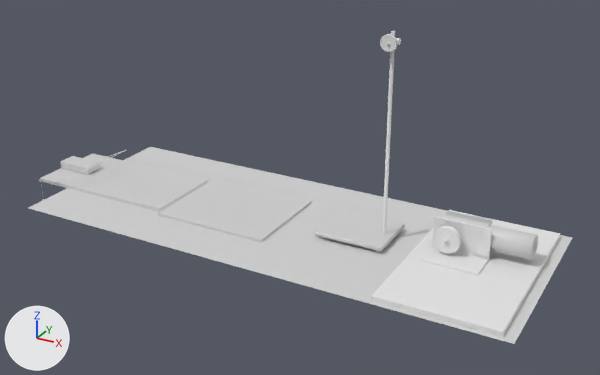
Renders of the COLLADA model models/ph-mpd-fcm/prod/ph-mpd-fcm.dae from each side of a commit.
Both versions are drawn from a 50 mm camera at (20.6, -31.9, 17.9) aimed at (3.2, -0.2, 2.1). Arrows for +X, +Y and +Z are at lower left; the lights stay in place. Where no turn or scale is listed for an object, it has been applied to the vertices.

Before the edit, the objects in view are built like this:
```python
me_cube_002 = bpy.data.meshes.new('Cube.002')
me_cube_002.from_pydata(...)  # 180 vertices, 246 faces; spans x -1.71..1.71, y -1.39..1.39, z -0.37..9.53
me_cube_002.materials.append(mat_supportmaterial)  # light grey #d1d1d1
me_cube_004 = bpy.data.meshes.new('Cube.004')
me_cube_004.from_pydata(...)  # a box spanning x -2.74..2.74, y -4.72..4.72, z -0.11..0.11
me_cylinder_003 = bpy.data.meshes.new('Cylinder.003')
me_cylinder_003.from_pydata(...)  # 476 vertices, 924 faces; spans x -3.35..0.86, y -0.8..0.58, z -0.66..0.66
me_cylinder_003.materials.append(mat_motormaterial)  # light grey #d1d1d1
ob_cube = bpy.data.objects.new('Cube', me_cube_004)
ob_cube.location = (11.74, -0.03, 0.11)
ob_motor = bpy.data.objects.new('motor', me_cylinder_003)
ob_motor.location = (13.29, 1.13, 1.03)
ob_support = bpy.data.objects.new('support', me_cube_002)
ob_support.location = (6.06, 0.45, 0.37)
# also in view: 'pulleyMotor' at (10.5, 0.0, 1.0); 'tableTop' at (2.5, 0.0, 0.0); 'slopingBody' at (-11.0, 0.0, 0.4); 'Cube_001' at (11.0, -0.2, 1.0); 'slopingSurface' at (-7.8, 0.0, 0.1)
```
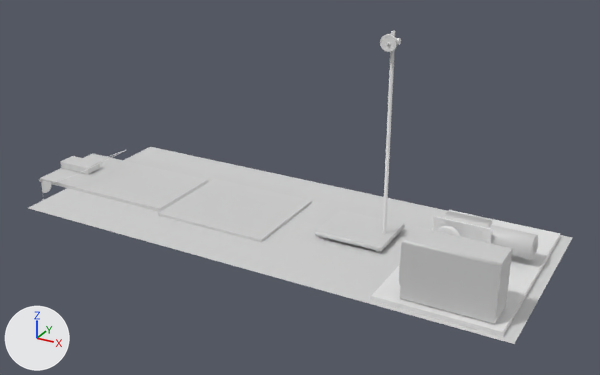
Boxes (x1, y1, x2, y2) around the edits, measured in the pictures (600 x 375 px):
```json
{"object": "aktakomPowerSupply", "change": "added", "after": [399, 227, 512, 324]}
{"object": "scale", "change": "added", "after": [41, 180, 51, 193]}
{"object": "Cube_001", "change": "unchanged, covered by the edit", "before": [420, 216, 492, 275], "after": [433, 216, 492, 243]}
```

Edits to the scene script, one JSON object a line:
```json
{"op": "add", "block": "mat_aktakompowersupplymaterial", "code": ["mat_aktakompowersupplymaterial = principled_material('aktakomPowerSupplyMaterial')", "mat_aktakompowersupplymaterial.base_color = (0.64, 0.64, 0.64)  # light grey #d1d1d1", "mat_aktakompowersupplymaterial.roughness = 0.44"]}
{"op": "add", "block": "me_cube_007", "code": ["me_cube_007 = bpy.data.meshes.new('Cube.007')", "me_cube_007.from_pydata(...)  # 40 vertices, 76 faces; spans x -1.46..2.56, y -1.52..0.0, z 0.0..2.62", "me_cube_007.materials.append(mat_aktakompowersupplymaterial)  # light grey #d1d1d1"]}
{"op": "add", "block": "me_circle_007", "code": ["me_circle_007 = bpy.data.meshes.new('Circle.007')", "me_circle_007.from_pydata(...)  # 80 vertices, 132 faces; spans x 0.0..0.753, y -0.017..0.0, z -0.753..0.0"]}
{"op": "add", "block": "ob_aktakompowersupply", "code": ["ob_aktakompowersupply = bpy.data.objects.new('aktakomPowerSupply', me_cube_007)", "ob_aktakompowersupply.location = (11.5, -2.94, 0.28)"]}
{"op": "add", "block": "ob_scale", "code": ["ob_scale = bpy.data.objects.new('scale', me_circle_007)", "ob_scale.location = (-11.9, -2.11, 0.09)"]}
```
